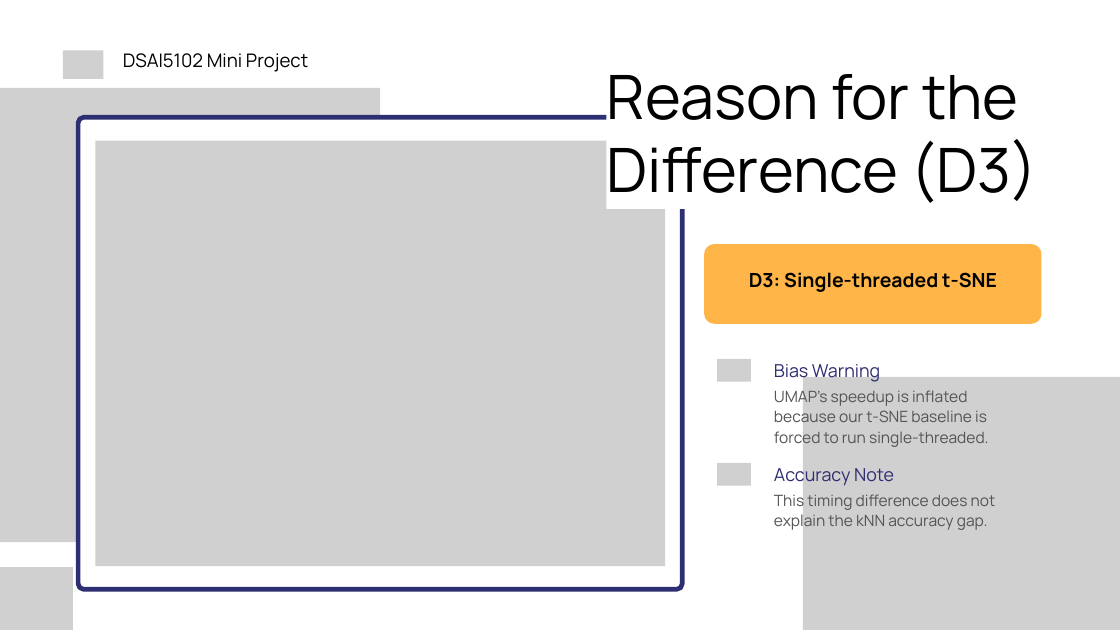
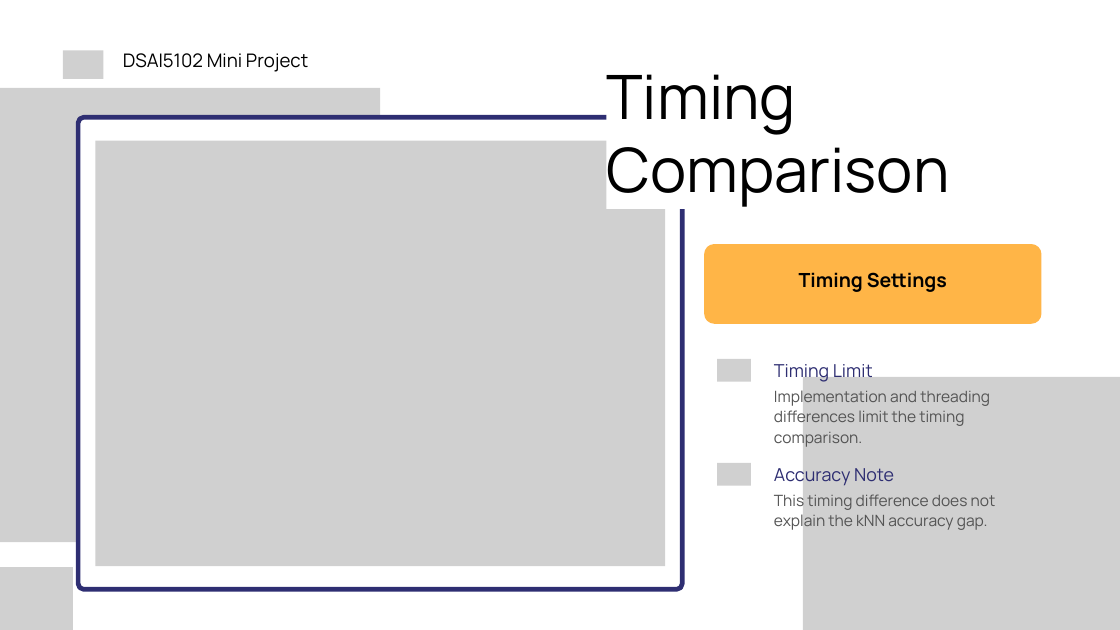
Before and after one commit to PKLgames/dsai5102MiniProject, a slide deck: slide 7 of slides/DSAI5102_Group16_Slides.pptx. Drawn at 1120x630 pixels with LibreOffice and Linux fonts; fonts in the diff are those of the drawing; grey boxes stand for pictures. Boxes give left, top, right and bottom in pixels: in the first picture for what was removed or moved away, otherwise in the second. Text is boxed around its words. In the diff, an @@ line names an element or a change of style, - is before the commit and + after.

```diff
--- a/slides/DSAI5102_Group16_Slides.pptx
+++ b/slides/DSAI5102_Group16_Slides.pptx
@@ text at box(606, 74, 949, 210): text changed @@
-Reason for the Difference (D3)
+Timing Comparison
@@ text at box(799, 272, 947, 292): text changed @@
-D3: Single-threaded t-SNE
+Timing Settings
@@ text at box(774, 388, 990, 448): text changed @@
-UMAP's speedup is inflated because our t-SNE baseline is forced to run single-threaded.
+Implementation and threading differences limit the timing comparison.
@@ text at box(774, 364, 873, 382): text changed @@
-Bias Warning
+Timing Limit
```
Also in this commit, not shown: 7 other slides changed, 1 other file.
